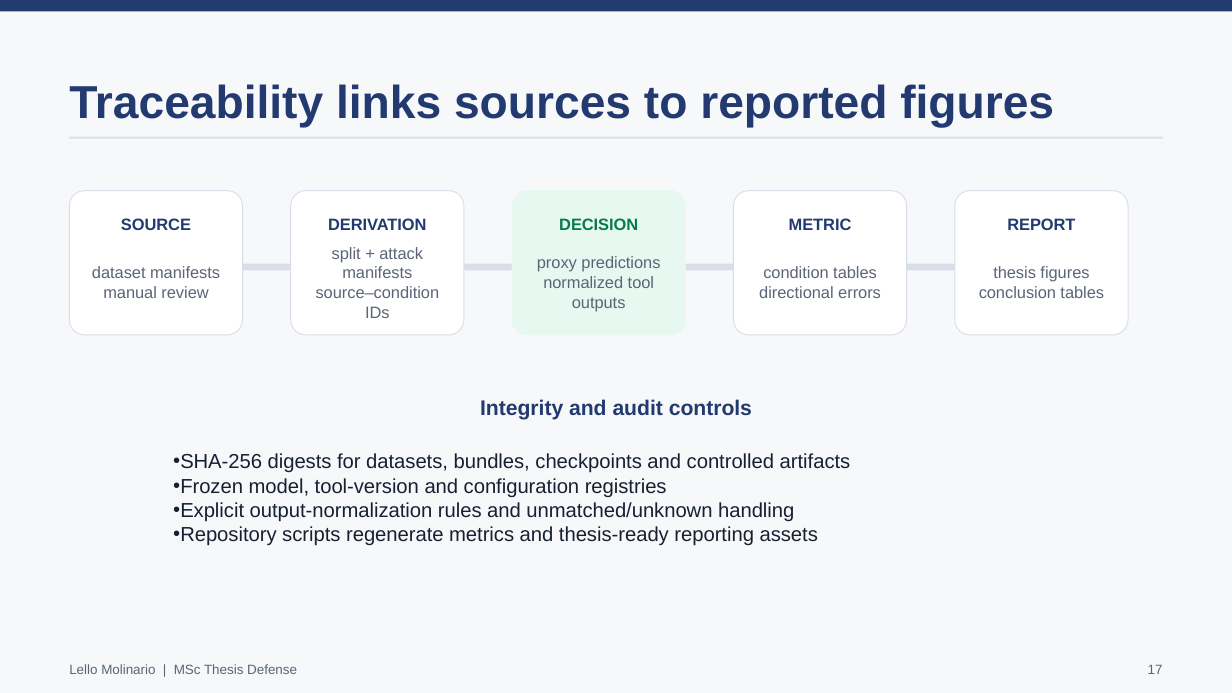
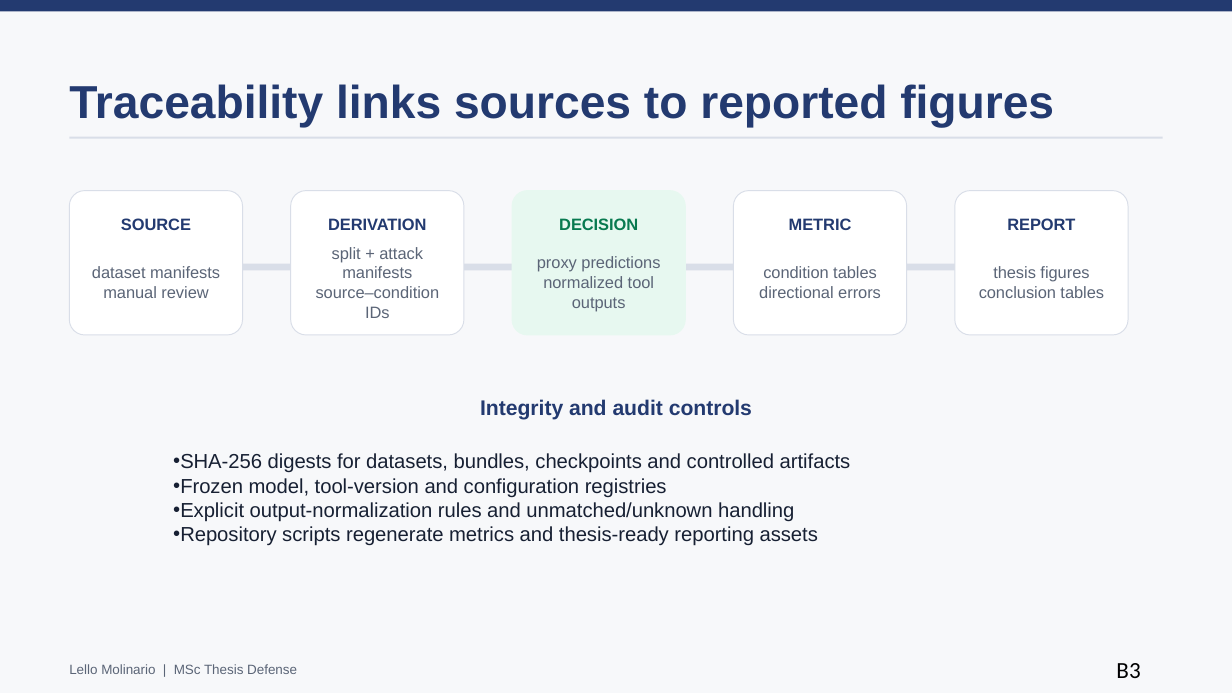
Before and after one commit to lmolinario/msc-thesis-ai-robustness-in-digital-forensics, a slide deck: slide 18 of docs/presentation/Molinario_Thesis_Defense_2026.pptx (slide 17 before the commit). Drawn at 1232x693 pixels with LibreOffice and Linux fonts; fonts in the diff are those of the drawing. Boxes give left, top, right and bottom in pixels: in the first picture for what was removed or moved away, otherwise in the second. Text is boxed around its words. In the diff, an @@ line names an element or a change of style, - is before the commit and + after.

```diff
--- a/docs/presentation/Molinario_Thesis_Defense_2026.pptx
+++ b/docs/presentation/Molinario_Thesis_Defense_2026.pptx
@@ text at <box>1116,663,1140,678</box>: text changed; size 10.5 to 18 pt; font Arial to Calibri; text colour #5B6577 to #000000 @@
-17
+B3
```
Also in this commit, not shown: 17 other slides changed, 6 slides added, 8 other files.
